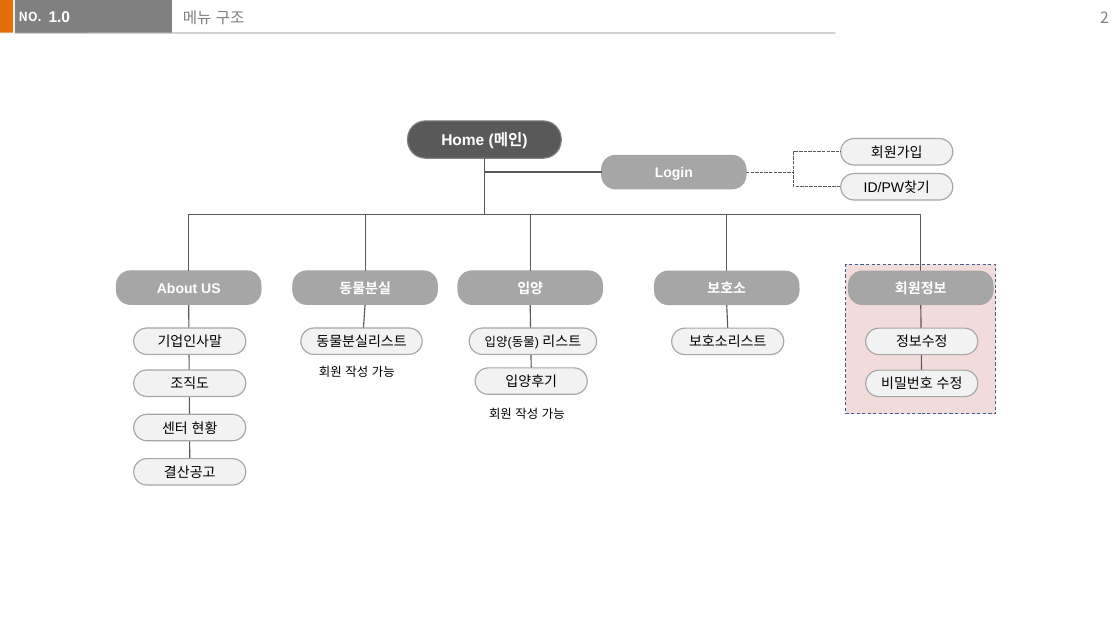
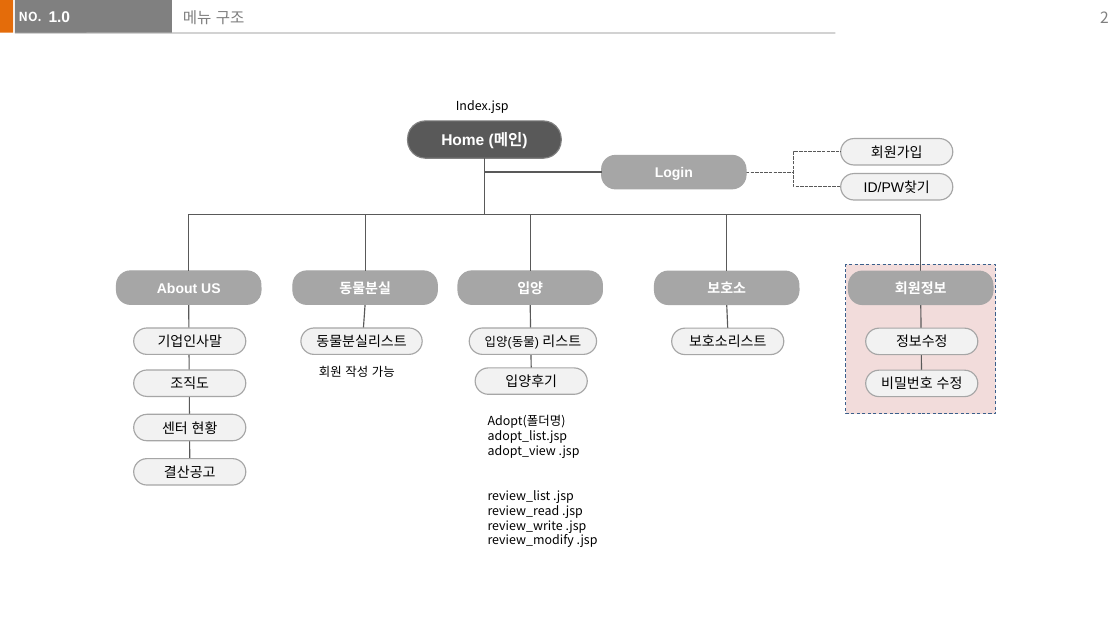
Before and after one commit to jaemikim/Notes, a slide deck: slide 2 of 기획문서/보보 (가칭)_v1.pptx. Drawn at 1120x630 pixels with LibreOffice and Linux fonts; fonts in the diff are those of the drawing. Boxes give left, top, right and bottom in pixels: in the first picture for what was removed or moved away, otherwise in the second. Text is boxed around its words. In the diff, an @@ line names an element or a change of style, - is before the commit and + after.

```diff
--- a/기획문서/보보 (가칭)_v1.pptx
+++ b/기획문서/보보 (가칭)_v1.pptx
@@ text added at <box>456,100,509,113</box>, 8 pt, text #000000 @@
+Index.jsp
@@ text at <box>488,414,598,547</box>: text changed @@
-회원 작성 가능
+Adopt(폴더명)
+adopt_list.jsp
+adopt_view .jsp
+review_list .jsp
+review_read .jsp
+review_write .jsp
+review_modify .jsp
```
Also in this commit, not shown: 2 other slides changed, 2 slides added, 4 other files.
